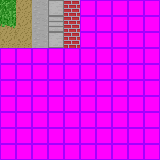
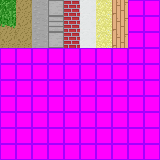
Two versions of the same layered image (160 x 160). Layer-by-layer changes:
painted on "Layer #1" over left=80, top=0, right=128, bottom=48
